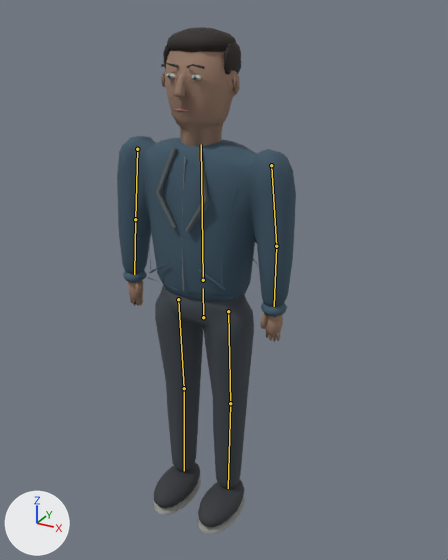
The glTF model gabriel-portfolio/public/models/low/npc-2.glb as it was, and as the next commit left it.
Rendered twice from a 50 mm lens placed at (1.04, -2.056, 1.887), pointed at (0.007, -0.178, 0.948). The axes (+X, +Y, +Z) are drawn at lower left. The lights are the same throughout. The first picture is the older version. Both versions are drawn at frame 1 of the action 'SitDown'; the numbers are the values there. The bones that change, and the others that lie on the model, are drawn over the model as lines.

Objects in the first picture: 'Continuous tailored jacket'.
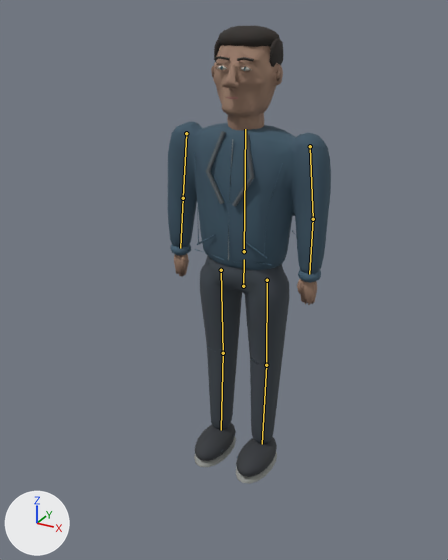
Changed parts and their boxes [x1, y1, x2, y2] in the pictures (448 x 560 px):
'Continuous tailored jacket', posed (9% narrower, 10% shorter)
    before: [117, 27, 296, 534]
    after: [168, 26, 331, 484]
bone 'hips', root to tip
    before: (203, 317) to (203, 288)
    after: (243, 286) to (244, 259)

What the commit changed:
Bone 'hips' (bone_hips) moves from (0.0, 0.0, 0.32) to (0.0, 0.0, 0.0).
